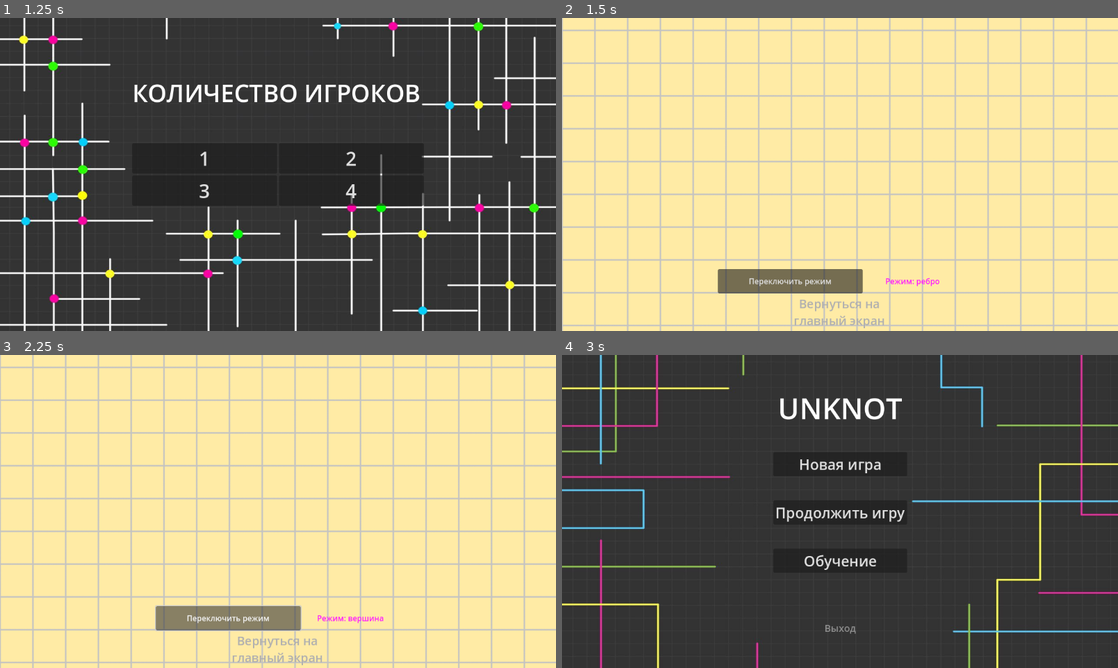
Above: before the commit, frames 1-4 (two rows, left to right).
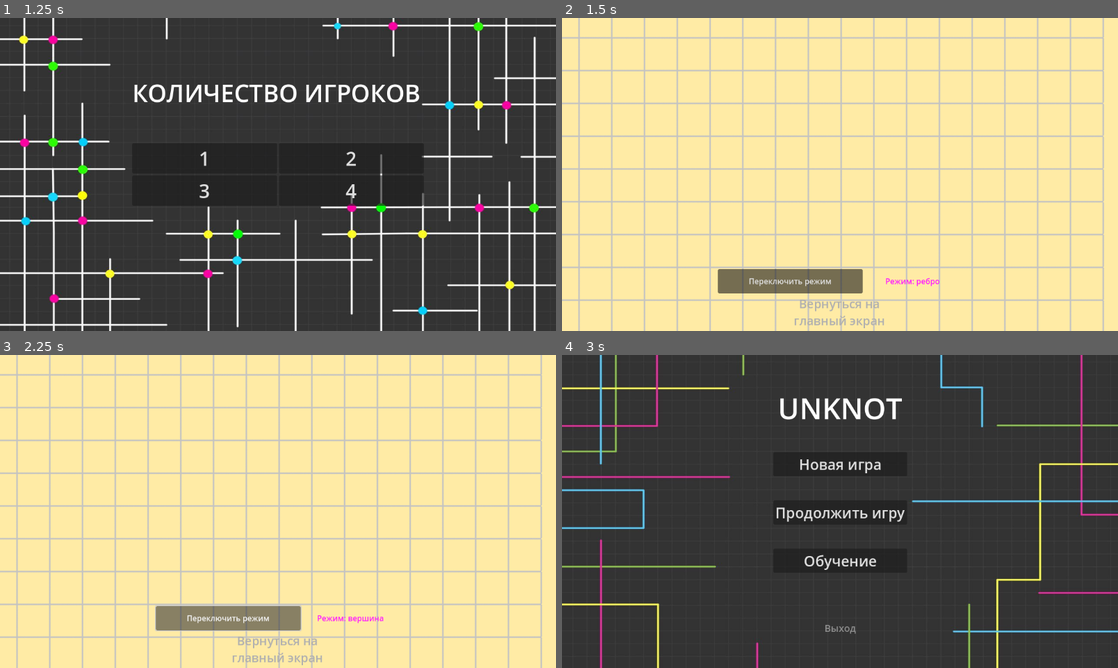
Above: after the commit, the same moments.

Repository: Rwarazor/UnknotGame
Game: Godot game, scene res://Scenes/menu.tscn
Two runs of this game, one before a commit and one after it. Both use one fixed random seed, a clock stepped at 60 frames per second and the inputs below.
Inputs:
- Up to frame 1 (1.25 s): click "Новая игра" at 0.5 s
- Up to frame 2 (1.5 s): click "1" at 1.25 s
- Up to frame 3 (2.25 s): click "Переключить режим" at 2 s
- Up to frame 4 (3 s): click "Вернуться на главный экран" at 2.75 s

Frame 1 is identical in both runs. In frame 2, 18% of the frame differs, in the area x 0-100%, y 0-100%; in frame 3, 18%; in frame 4, nothing differs.
Error before the commit: Invalid call. Nonexistent function 'reset' in base 'Node'. (res://Scripts/game.gd:47)
Error after the commit: Invalid call. Nonexistent function 'reset' in base 'Node'. (res://Scripts/game.gd:67)

Commit message:
Better zoom

Diff:
--- a/project/Scenes/game.tscn
+++ b/project/Scenes/game.tscn
@@ -134,6 +134,7 @@
 
 [node name="Zoom" type="Camera2D" parent="."]
 position = Vector2(576, 324)
+anchor_mode = 0
 script = ExtResource("2_4a8fq")
 
 [node name="UI" type="CanvasLayer" parent="."]
--- a/project/Scripts/game.gd
+++ b/project/Scripts/game.gd
@@ -2,7 +2,13 @@
 
 @export var WIDTH_TILES = 20
 @export var HEIGHT_TILES = 15
+
+@export var ZOOM_BORDERS_INFLATE_X = 500
+@export var ZOOM_BORDERS_INFLATE_Y = 500
+
 enum STATE {
+	DRAG = -1,
+
 	START_SELECTING_EDGES = 0,
 	SELECTING_EDGES = 1,
 	MOVING_EDGES = 2,
@@ -30,20 +36,34 @@
 	get_tree().change_scene_to_file("res://Scenes/menu.tscn")
 
 func _on_switch_turn_mode_button_pressed() -> void:
-	if current_state < STATE.SELECT_VERTEX:
+	if current_state == STATE.DRAG:
+		current_state = STATE.START_SELECTING_EDGES
+		$UI/MarginContainer/VBoxContainer/HBoxContainer/Label.text = "Режим: ребро"
+	elif current_state < STATE.SELECT_VERTEX:
 		current_state = STATE.SELECT_VERTEX
 		$UI/MarginContainer/VBoxContainer/HBoxContainer/Label.text = "Режим: вершина"
 	else:
-		current_state = STATE.START_SELECTING_EDGES
-		$UI/MarginContainer/VBoxContainer/HBoxContainer/Label.text = "Режим: ребро"
+		current_state = STATE.DRAG
+		$UI/MarginContainer/VBoxContainer/HBoxContainer/Label.text = "Режим: рука"
 	_clear_edge_tiles()
 	_clear_vertex_tiles()
+	$Zoom.allow_dragging = (current_state == STATE.DRAG)
 
 var player_colors = []
 
 func _ready() -> void:
 	$VertexTileMap.reset(WIDTH_TILES, HEIGHT_TILES)
 	$EdgeTileMap.reset(WIDTH_TILES, HEIGHT_TILES)
+
+	var field_bounds = $VertexTileMap.get_field_bounds()
+	var inflate = Vector4(
+		-ZOOM_BORDERS_INFLATE_X,
+		-ZOOM_BORDERS_INFLATE_Y,
+		ZOOM_BORDERS_INFLATE_X,
+		ZOOM_BORDERS_INFLATE_Y
+	)
+	$Zoom.set_bounds(field_bounds + inflate)
+
 	$UnknoterNode.reset(Global.players, WIDTH_TILES, HEIGHT_TILES)
 
 	for player in range(Global.players):
--- a/project/Scripts/vertexTileMap.gd
+++ b/project/Scripts/vertexTileMap.gd
@@ -34,6 +34,11 @@
 func reset(width: int, height: int) -> void:
 	widthTiles = width
 	heightTiles = height
+
+func get_field_bounds() -> Vector4:
+	var upper_left = to_global(map_to_local(vertex_to_tilemap_coords(Vector2i(0, 0))))
+	var lower_right = to_global(map_to_local(vertex_to_tilemap_coords(Vector2i(2 * widthTiles, 2 * heightTiles))))
+	return Vector4(upper_left[0], upper_left[1], lower_right[0], lower_right[1])
 
 func change_tile(layer, coords: Vector2i, source_id: int) -> void:
 	var tile = vertex_to_tilemap_coords(coords)
--- a/project/Scripts/zoom.gd
+++ b/project/Scripts/zoom.gd
@@ -1,20 +1,69 @@
 extends Camera2D
 
-var zoom_minimum = Vector2(.1, .1)
-var zoom_maximum = Vector2(2.5, 2.5)
-var zoom_speed = Vector2(.1, .1)
+var zoom_minimum
+var zoom_maximum = 2.5
+var zoom_speed = .1
+
+var bounds: Vector4
+
+func set_bounds(new_bounds: Vector4) -> void:
+	var window_size = get_viewport_rect().size
+	bounds = new_bounds
+	zoom_minimum = max(window_size.x / (bounds[2] - bounds[0]), window_size.y / (bounds[3] - bounds[1]))
+
+func clip_camera() -> void:
+	var window_size = get_viewport_rect().size
+	position.x = clamp(position.x, bounds[0], bounds[2] - window_size.x / zoom.x)
+	position.y = clamp(position.y, bounds[1], bounds[3] - window_size.y / zoom.y)
+
+# Update zoom only once per frame, because there was a bug when handling several
+# zoom inputs in the same frame: updating zoom relies on mouse position,
+# and changing zoom changes mouse position, but mouse position is (apparently)
+# only updated once per frame.
+func _process(delta: float) -> void:
+	if delta_sum != 0:
+		_change_zoom(delta_sum)
+		delta_sum = 0
+
+func _change_zoom(delta: float) -> void:
+	var new_zoom = clamp(zoom.x + delta, zoom_minimum, zoom_maximum)
+	var mouse_pos := get_global_mouse_position()
+	zoom = Vector2(new_zoom, new_zoom)
+	var new_mouse_pos := get_global_mouse_position()
+	position += mouse_pos - new_mouse_pos
+	clip_camera()
+
+var delta_sum = 0
+func change_zoom(delta: float) -> void:
+	delta_sum += delta
+
+var allow_dragging = false
+var dragging = false
+
+func _handle_zoom(event: InputEvent) -> void:
+	if event is InputEventMouseButton:
+		if event.is_pressed():
+			if event.button_index == MOUSE_BUTTON_WHEEL_DOWN:
+				change_zoom(-zoom_speed)
+			if event.button_index == MOUSE_BUTTON_WHEEL_UP:
+				change_zoom(zoom_speed)
+	if event is InputEventPanGesture:
+		change_zoom(zoom_speed * event.delta)
+
+func _handle_drag(event: InputEvent) -> void:
+	if not allow_dragging:
+		return
+	if event is InputEventMouseButton:
+		if event.button_index == MOUSE_BUTTON_LEFT:
+			if event.is_pressed():
+				dragging = true
+			else:
+				dragging = false
+	if event is InputEventMouseMotion and dragging:
+		position = position - event.relative / zoom.x
+		clip_camera()
 
 # TODO: zoom to cursor
 func _input(event: InputEvent) -> void:
-	if event is InputEventMouseButton:
-		if event.is_pressed():
-			if event.button_index == MOUSE_BUTTON_WHEEL_DOWN:
-				zoom -= zoom_speed
-			if event.button_index == MOUSE_BUTTON_WHEEL_UP:
-				zoom += zoom_speed
-	if event is InputEventPanGesture:
-		zoom += zoom_speed * event.delta
-	zoom[0] = max(zoom[0], zoom_minimum[0])
-	zoom[1] = max(zoom[1], zoom_minimum[1])
-	zoom[0] = min(zoom[0], zoom_maximum[0])
-	zoom[1] = min(zoom[1], zoom_maximum[1])
+	_handle_zoom(event)
+	_handle_drag(event)
